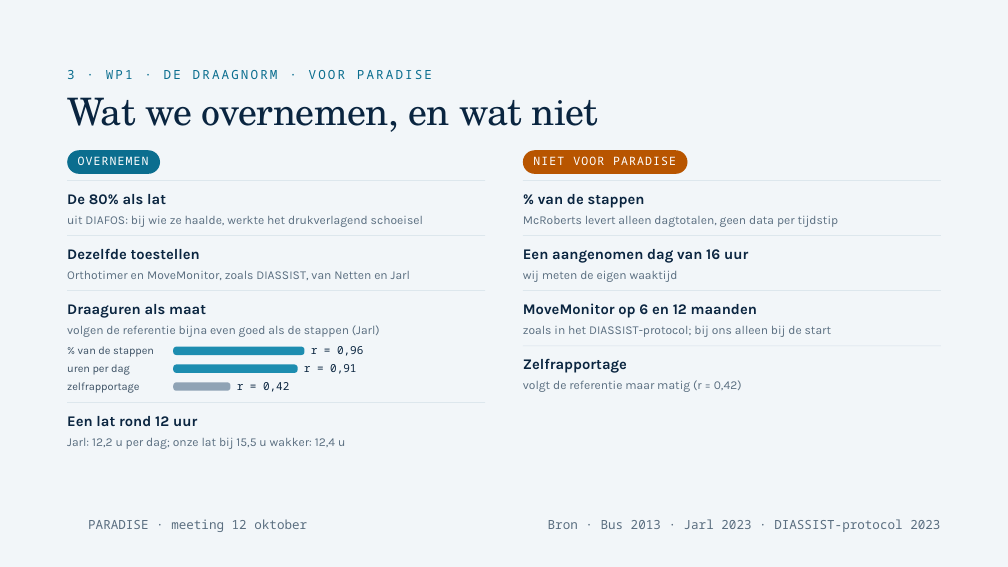
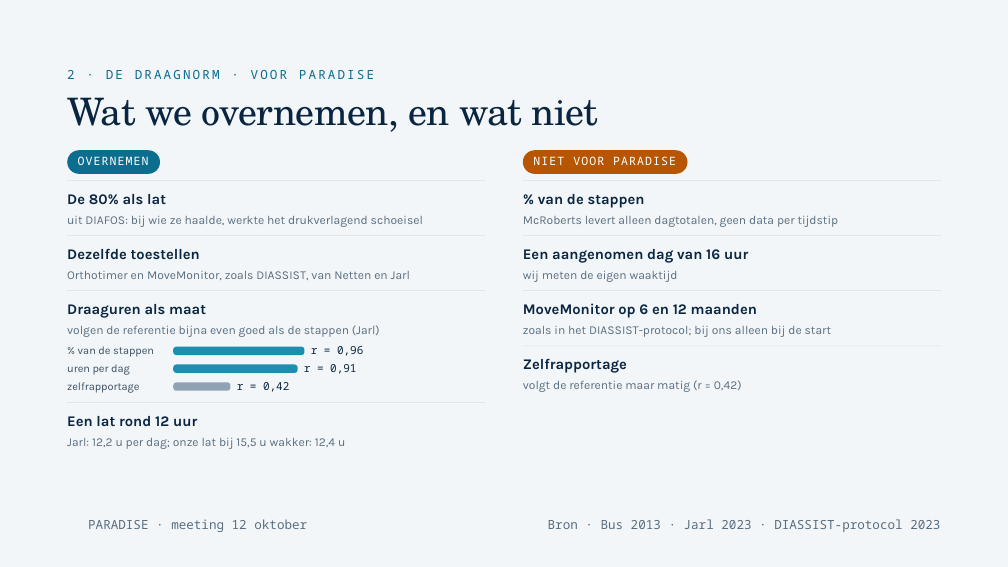
Before and after one commit to Dellfs/paradise-project, a slide deck: slide 12 of PARADISE_presentatie/webdecks/PARADISE_voetklinieken_12okt.pptx (slide 13 before the commit). Drawn at 1008x567 pixels with LibreOffice and Linux fonts; fonts in the diff are those of the drawing; background and template pictures are left out. Boxes give left, top, right and bottom in pixels: in the first picture for what was removed or moved away, otherwise in the second. Text is boxed around its words. In the diff, an @@ line names an element or a change of style, - is before the commit and + after.

```diff
--- a/PARADISE_presentatie/webdecks/PARADISE_voetklinieken_12okt.pptx
+++ b/PARADISE_presentatie/webdecks/PARADISE_voetklinieken_12okt.pptx
@@ text at bbox=[67, 70, 374, 79]: text changed @@
-3 · WP1 · DE DRAAGNORM · VOOR PARADISE
+2 · DE DRAAGNORM · VOOR PARADISE
```
Also in this commit, not shown: 10 other slides changed.
